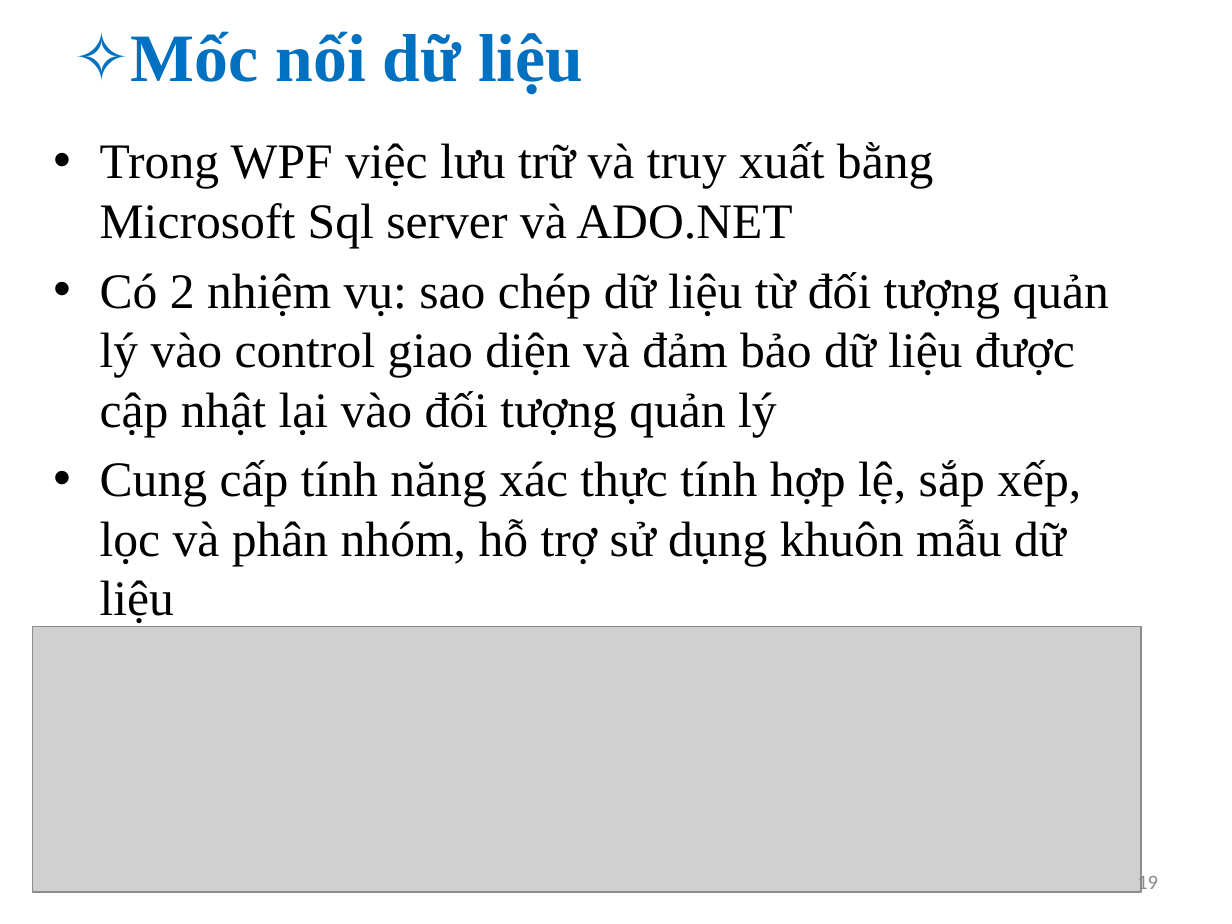
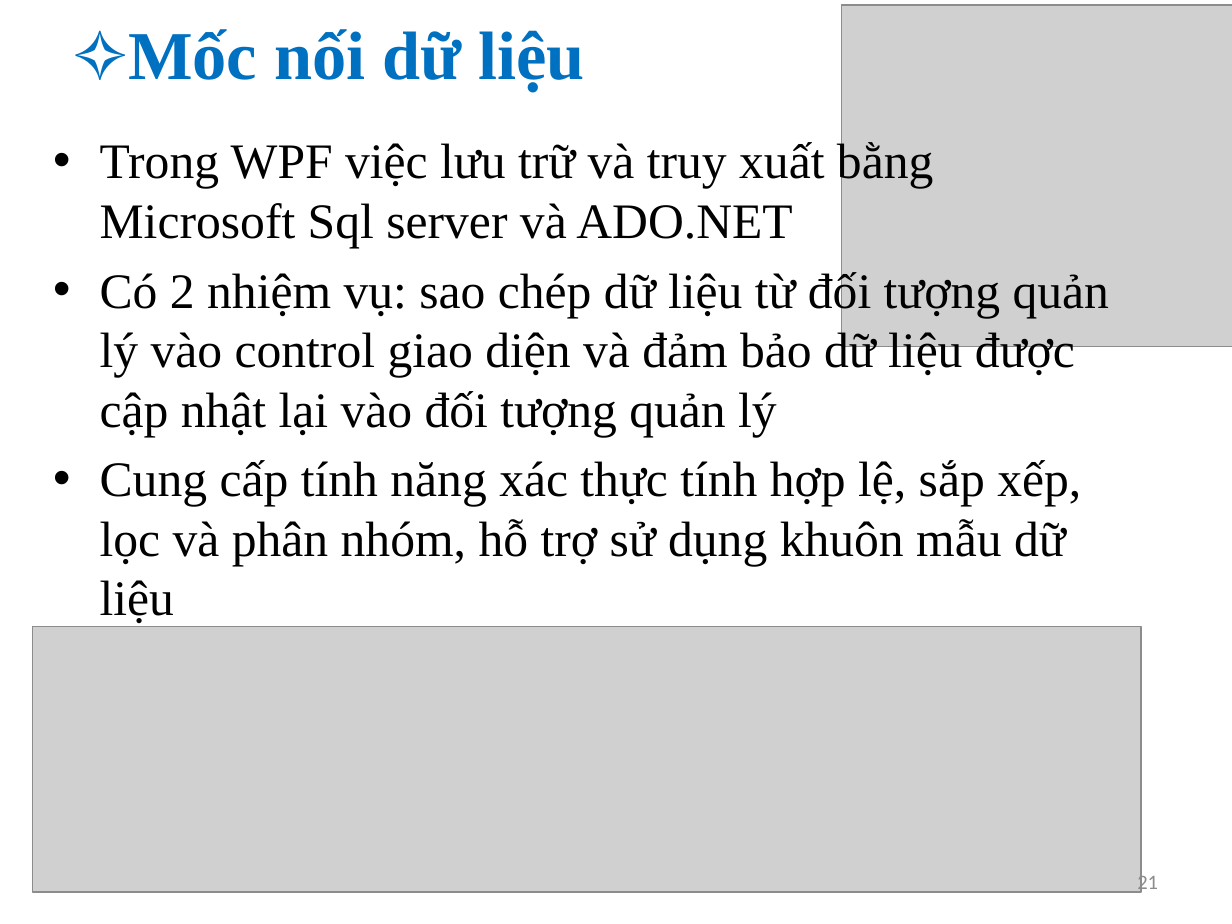
Before and after one commit to phandinhphivan/Phan-Dinh-Phi-Van, a slide deck: slide 21 of WPF.pptx (slide 19 before the commit). Drawn at 1232x924 pixels with LibreOffice and Linux fonts; fonts in the diff are those of the drawing; grey boxes stand for pictures. Boxes give left, top, right and bottom in pixels: in the first picture for what was removed or moved away, otherwise in the second. Text is boxed around its words. In the diff, an @@ line names an element or a change of style, - is before the commit and + after.

```diff
--- a/WPF.pptx
+++ b/WPF.pptx
@@ title "✧Mốc nối dữ liệu" at [128, 29, 585, 93]: size 39.6 to 40 pt; font Calibri to Times New Roman in "✧Mốc"; vertical alignment middle to top @@
@@ picture added at [841, 5, 1232, 346] @@
@@ page number at [1137, 872, 1158, 893]: text changed @@
-19
+21
```
Also in this commit, not shown: 13 other slides changed, 3 slides added.
